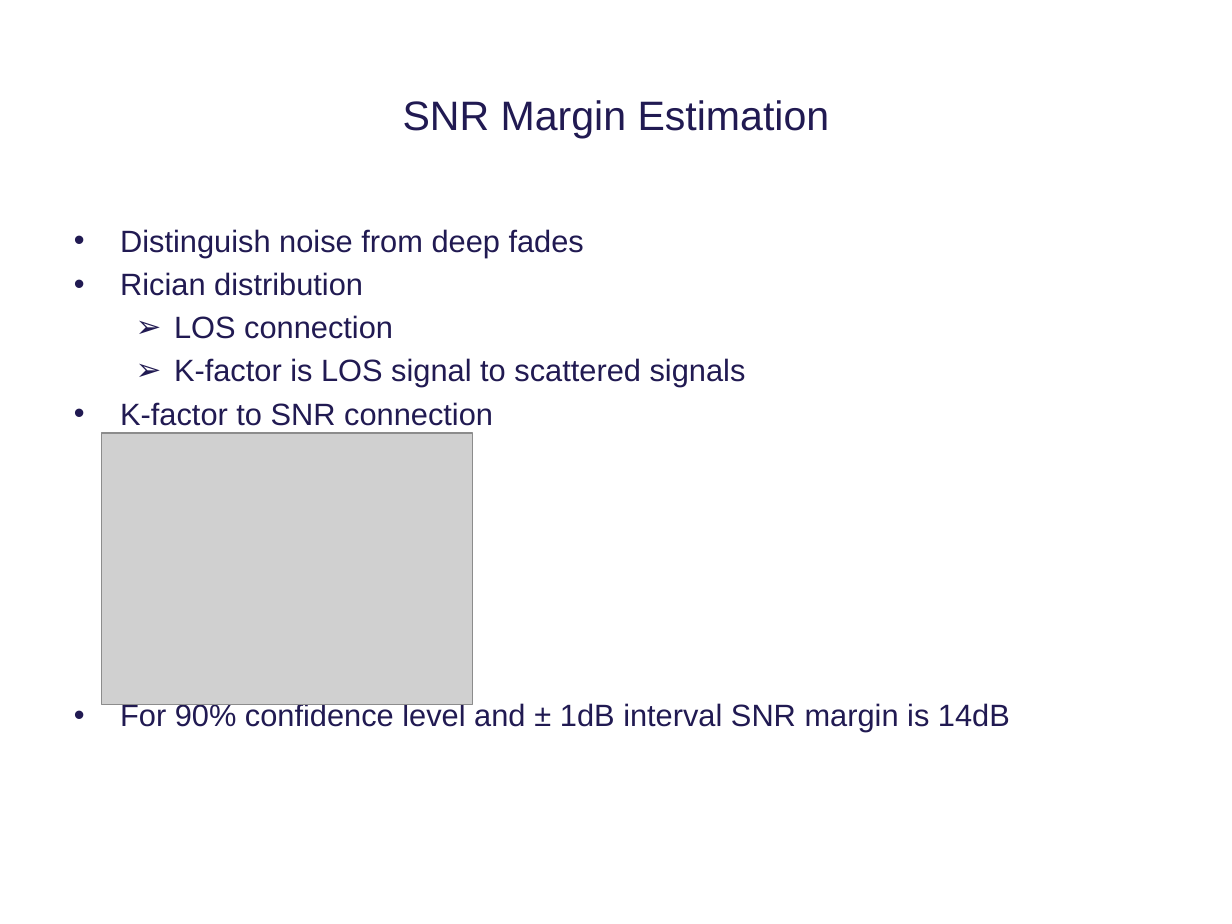
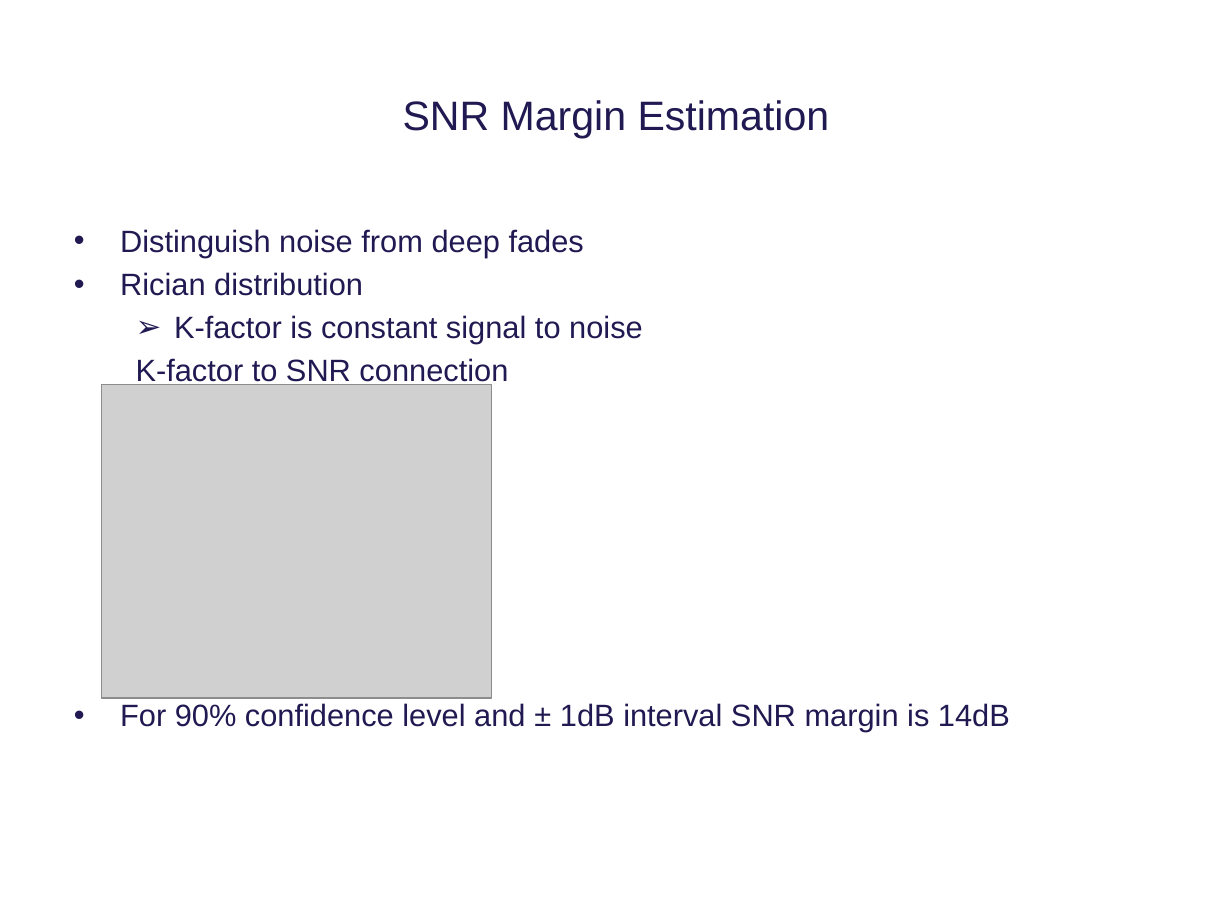
Before and after one commit to tkjj13/P8, a slide deck: slide 16 of ppt/final.pptx. Drawn at 1232x924 pixels with LibreOffice and Linux fonts; fonts in the diff are those of the drawing; grey boxes stand for pictures; background and template pictures are left out. Boxes give left, top, right and bottom in pixels: in the first picture for what was removed or moved away, otherwise in the second. Text is boxed around its words. In the diff, an @@ line names an element or a change of style, - is before the commit and + after.

Commit message:
ppt

```diff
--- a/ppt/final.pptx
+++ b/ppt/final.pptx
@@ text at (174, 315, 643, 344): text changed @@
-  ➢ LOS connection
-  ➢ K-factor is LOS signal to scattered signals
+  ➢ K-factor is constant signal to noise
@@ text at (136, 358, 508, 387): bullet • to none; list level 1 to 2 in "K-factor to SNR connection" @@
@@ picture: place and size @@
-picture at (102, 432, 473, 703)
+picture at (102, 384, 492, 699)
```
Also in this commit, not shown: 1 other slide changed.
